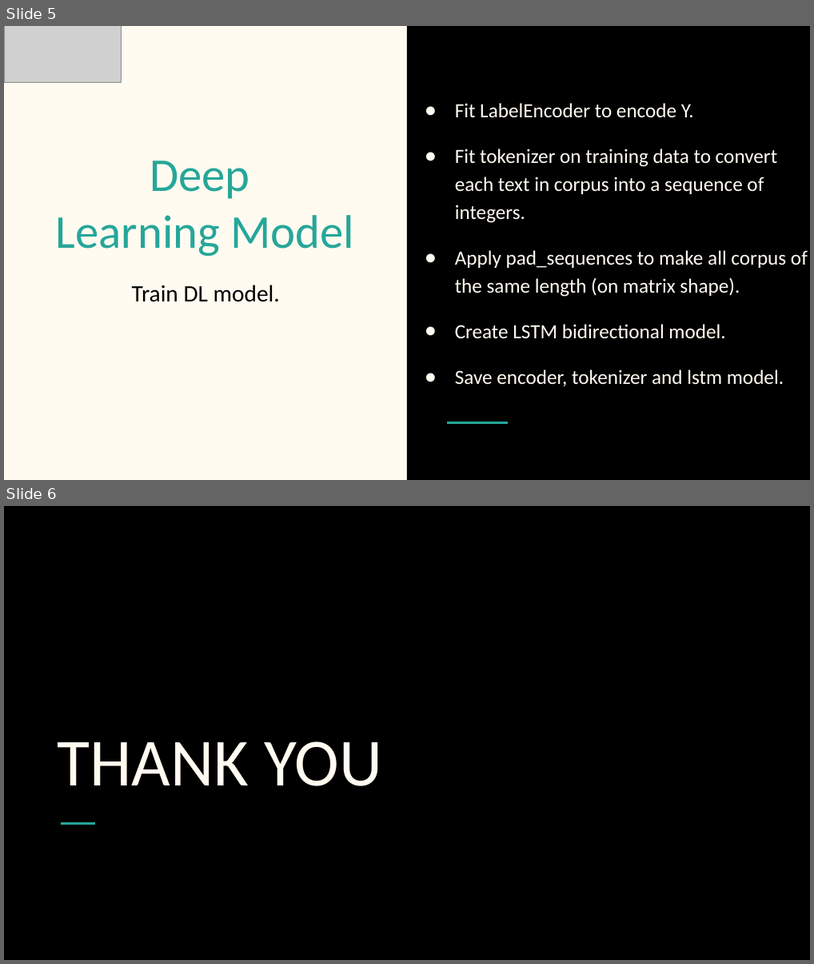
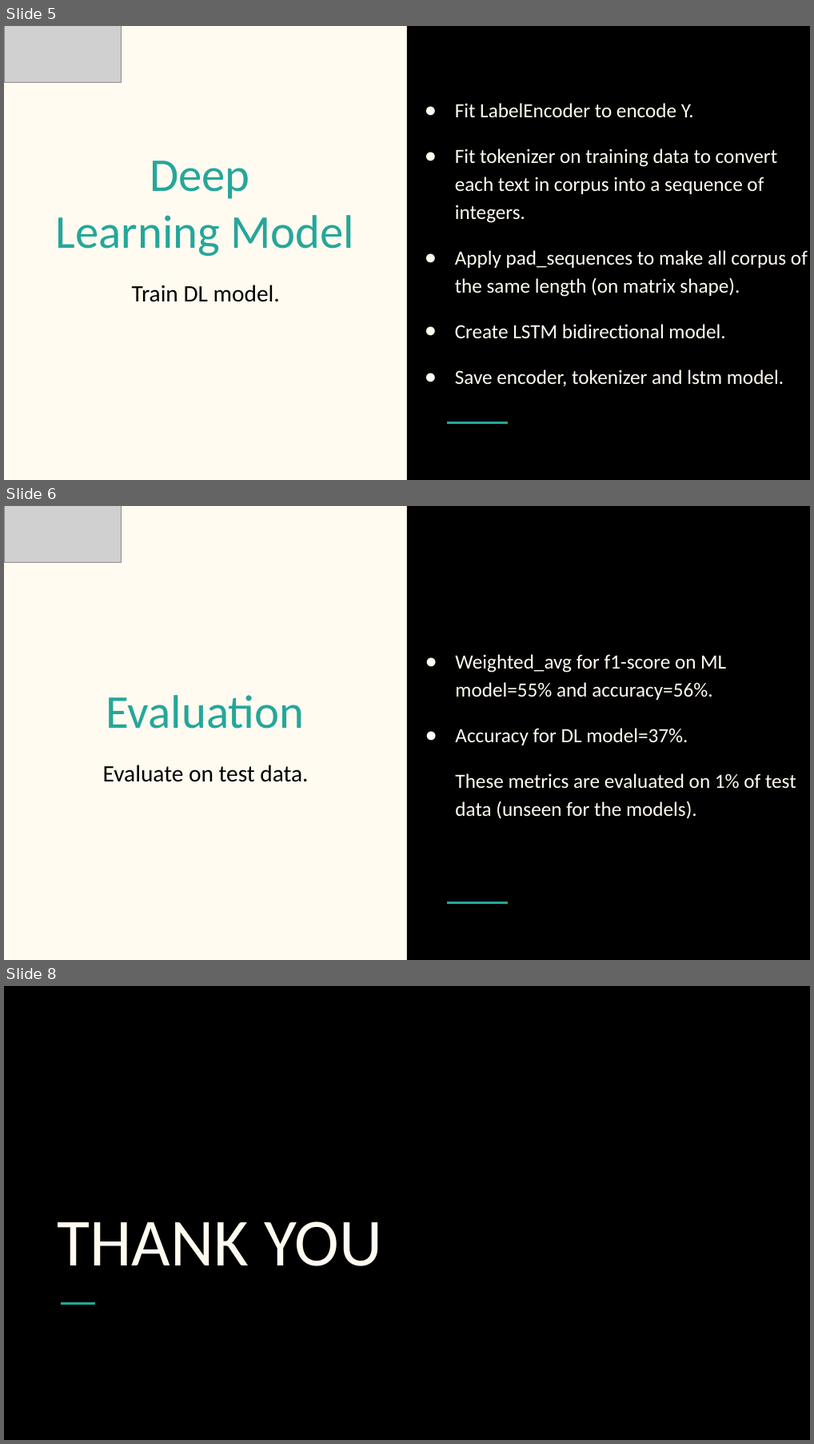
Before and after one commit to OsamaAyman/Dialect-Detection, a slide deck: Dialect_Detection.pptx. Shown one above the other, each under a label of ours: slides 5 and 6 before the commit, slides 5, 6 and 8 after it; the slides between them are not shown. The pictures are 814x964 and 814x1444 pixels, drawn with LibreOffice and Linux fonts; fonts in the diff are those of the drawing; grey boxes stand for pictures. Boxes give left, top, right and bottom in pixels: in the first picture for what was removed or moved away, otherwise in the second. Text is boxed around its words. In the diff, an @@ line names an element or a change of style, - is before the commit and + after.

Commit message:
Update presentation

```diff
--- a/Dialect_Detection.pptx
+++ b/Dialect_Detection.pptx
@@ slide 6 added at [4, 506, 810, 960], background #FFFBF0; not listed: 2 template elements that a slide beside it also shows @@
@@ picture added at [4, 506, 121, 563] @@
@@ text added at [455, 654, 797, 819], 18 pt, text #FFFBF0 @@
+● Weighted_avg for f1-score on ML model=55% and accuracy=56%.
+● Accuracy for DL model=37%.
+These metrics are evaluated on 1% of test data (unseen for the models).
@@ title added at [106, 695, 305, 728], 42 pt, text #26A69A @@
+Evaluation
@@ subtitle added at [103, 764, 308, 782], 21 pt, text #000000 @@
+Evaluate on test data.
@@ what was slide 6 is now slide 8 @@
```
Also in this commit, not shown: 1 other slide added.
